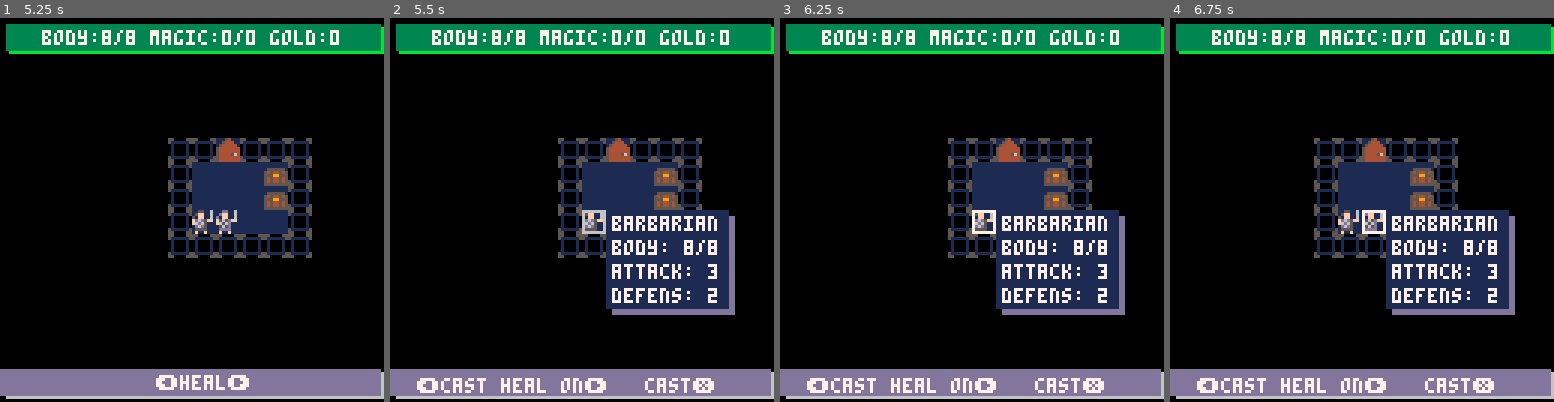
Above: before the commit, frames 1-4 (left to right).
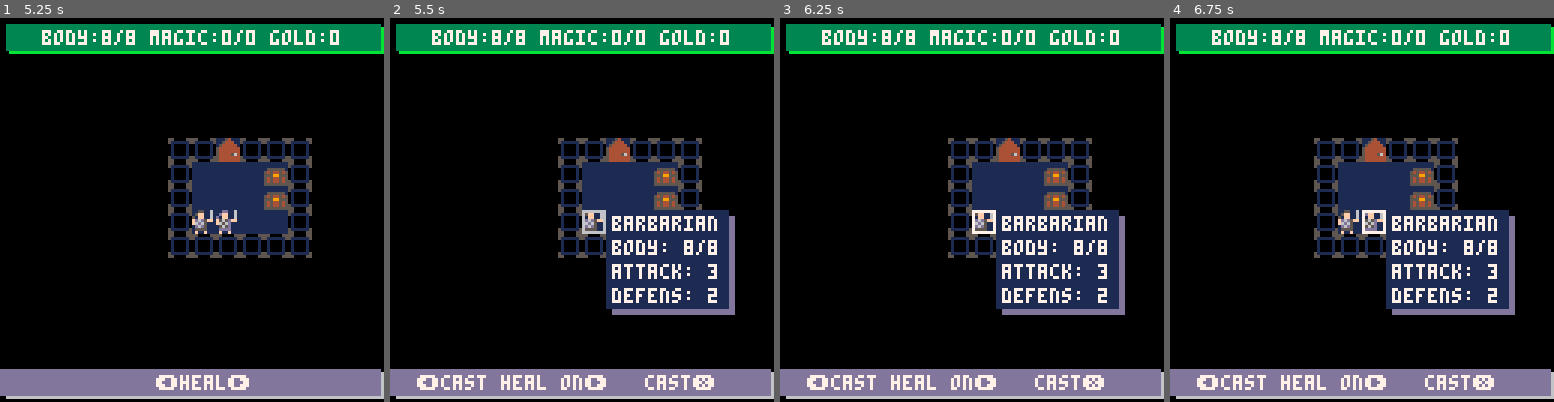
Above: after the commit, the same moments.

Repository: rad-corps/HQuest
Game: PICO-8 cartridge hq.p8
The game is run twice, just before and just after one commit, with the same random seed, the same clock (stepped at 60 frames per second) and the same inputs.
Inputs:
- Up to frame 1 (5.25 s): tap O (Z key) at 0.33, 0.7, 1.43, 2.22, 3.1, 3.98, 4.87 s; tap X (X key) at 1.07, 2.07, 2.4, 2.73, 3.07, 3.4, 3.73, 4.07, 4.4, 4.73, 5.07 s; hold Left 1.97-2.37 s; hold Down 2.42-2.82 s; hold Right 2.87-3.53 s; hold Up 3.58-4.08 s; hold Right 4.13-4.53 s; hold Down 4.58-5.08 s; hold Left from 5.13 s (still down)
- Up to frame 2 (5.5 s): keep holding Left; tap X (X key) at 5.4 s
- Up to frame 3 (6.25 s): tap X (X key) at 5.73, 6.07 s; tap O (Z key) at 5.75 s; release Left at 5.8 s; hold Up 5.85-6.18 s; hold Left from 6.23 s (still down)
- Up to frame 4 (6.75 s): tap X (X key) at 6.4, 6.73 s; release Left at 6.63 s; tap O (Z key) at 6.63 s; hold Down from 6.68 s (still down)

Frame 1 is identical in both runs. In frame 2, 1.1% of the frame differs, in the area x 7-85%, y 92-98%; in frame 3, 1.1%; in frame 4, 1.1%.

Commit message:
new use item menu

Diff:
--- a/hq.p8
+++ b/hq.p8
@@ -54,7 +54,7 @@
 ,
 end_tile = {17,12}
 }
-	elseif num == 1 then
+elseif num == 1 then
 l_mission = {
 starting_point = {2,4},
 door_locations =
@@ -87,7 +87,7 @@
 ,
 chest_data =
 [[5, 2, 2, -1|
-5, 3, 2, -1|
+5, 3, 3, -1|
 14, 6, 1, 50|
 2, 10, 1, 100|
 2, 17, 1, 100|
@@ -561,56 +561,7 @@
 	end
 }
 
-item_select_state = {
-	update = function ()
-		local p = actors[actor_index]
-		if (btnp(2)) p.item_selection -= 1
-		if (btnp(3)) p.item_selection += 1
-		if (p.item_selection < 1) p.item_selection = #p.items
-		if (p.item_selection > #p.items) p.item_selection = 1
-		if (btnp(4)) then
-			app_state = game_state
-		end
-		if (btnp(5)) then
-			local item = p.items[p.item_selection]
-			if item == 2 then
-				local old_bp = p.bp
-				p.bp += 4
-				if(p.bp > p.max_bp) p.bp = p.max_bp
-				gui.msg("used potion of heal")
-				gui.msg(p.bp - old_bp .. " body restored" )
-			elseif item == 3 then
-				local old_mp = p.mp
-				p.mp += 4
-				p.mp = min(p.mp, p.max_mp)
-				gui.msg("used magic restore")
-				gui.msg(p.mp - old_mp .. " magic restored" )
-			end
-			del(p.items, p.items[p.item_selection])
-			app_state = game_state
-		end
-	end,
-
-	draw = function()
-		local p = actors[actor_index]
-		camera()
-		rectfill(0,0,128,128, 4)
-		print("items:", 10, 40, 7)
-		local y_offset = 50
-
-		for num=1, #p.items do
-			if p.item_selection == num then
-				print("*" .. i_to_s(p.items[num]) .. "*", 10, y_offset, 7)
-			else
-				print(i_to_s(p.items[num]), 10, y_offset, 7)
-			end
-			y_offset += 10
-		end
-		restore_camera()
-	end
-}
-
-gui = {
+gui={
 	messages = {},
 
 	msg = function (msg, callback)
@@ -663,17 +614,18 @@
 	elseif p.state == "attack_menu" then
 		print(" \x8bselect enemy\x91   attack\x97", 5, y_pos, 7)
 		local en = p.adjacent_enemies[p.a_s]
-
 	elseif p.state == "spell_menu" then
 		local spell_name = spell_list[p.spell_selection][1]
-		print(" \x8bcast ".. spell_name .." on\x91   cast\x97", 5, 120, 7)
-
+		print(" \x8bcast ".. spell_name .." on\x91   cast\x97", 5, y_pos, 7)
 	elseif p.state == "give_menu" then
-		print(" \x8b" .. i_to_s(p.items[p.item_selection]) .."\x91", 5, 120, 7)
-		print("\x97give", 97, 120, 7)
+		print(" \x8b" .. i_to_s(p.items[p.item_selection]) .."\x91", 5, y_pos, 7)
+		print("\x97give", 97, y_pos, 7)
 		local mt = p:get_mate()
 		restore_camera()
 		rect(mt.x * 8, mt.y * 8, mt.x * 8 + 7, mt.y * 8 + 7, animator)
+	elseif p.state == "item_select_state" then
+		print(" \x8b" .. i_to_s(p.items[p.item_selection]) .."\x91", 5, y_pos, 7)
+		print("\x97drink", 95, y_pos, 7)
 	end
 
 	if p.state == "attack_menu" or p.state == "spell_menu" then
@@ -952,6 +904,36 @@
 		self:do_spell_select()
 	elseif self.state == "spell_menu" then
 		self:do_spell_menu()
+	elseif self.state == "item_select_state" then
+		self:do_item_select()
+	end
+end
+
+function player:do_item_select()
+
+	local p = self
+	if (btnp(0)) p.item_selection -= 1
+	if (btnp(1)) p.item_selection += 1
+	if (p.item_selection < 1) p.item_selection = #p.items
+	if (p.item_selection > #p.items) p.item_selection = 1
+	if (btnp(4)) p.state = "move_or_action"
+	if (btnp(5)) then
+		local item = p.items[p.item_selection]
+		if item == 2 then
+			local old_bp = p.bp
+			p.bp += 4
+			if(p.bp > p.max_bp) p.bp = p.max_bp
+			gui.msg("used potion of heal")
+			gui.msg(p.bp - old_bp .. " body restored" )
+		elseif item == 3 then
+			local old_mp = p.mp
+			p.mp += 4
+			p.mp = min(p.mp, p.max_mp)
+			gui.msg("used magic restore")
+			gui.msg(p.mp - old_mp .. " magic restored" )
+		end
+		del(p.items, p.items[p.item_selection])
+		p.state = "move_or_action"
 	end
 end
 
@@ -1206,7 +1188,7 @@
 				gui.msg("action already performed")
 			end
 		elseif self.menu_selection == 4 then
-			app_state = item_select_state
+			self.state = "item_select_state"
 		elseif self.menu_selection == 5 then
 			draw_all_player_stats = true
 			gui.msg("continue", function()
Not shown, changed: reference.txt
